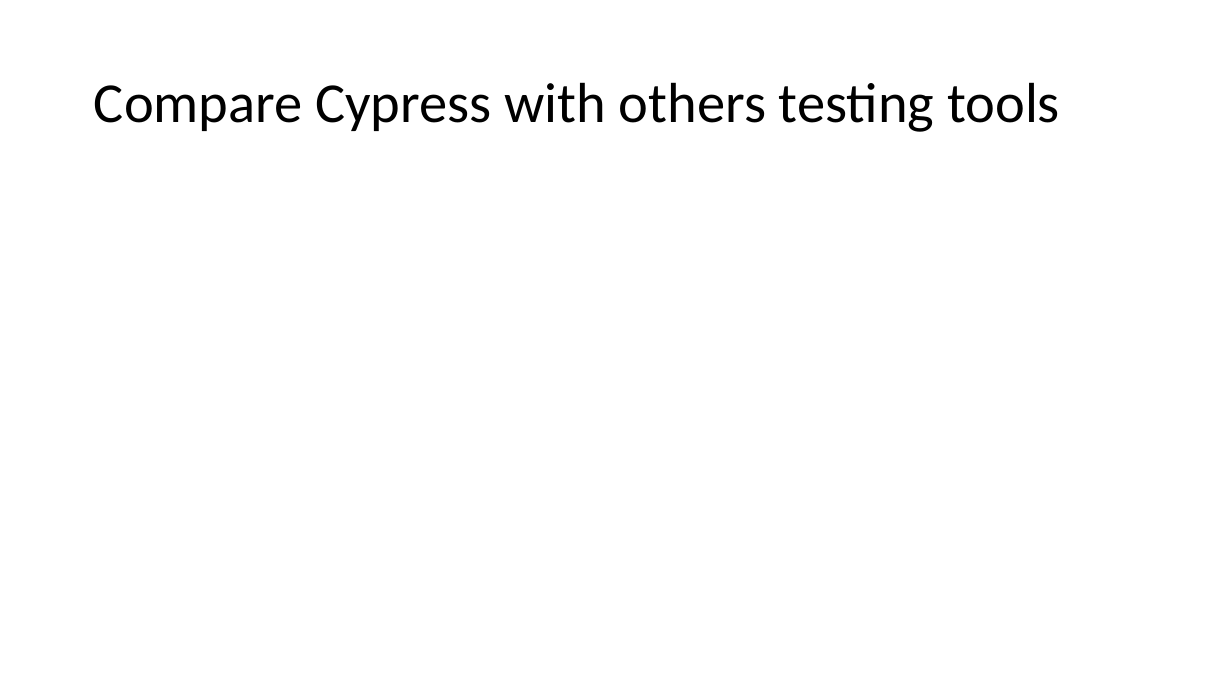
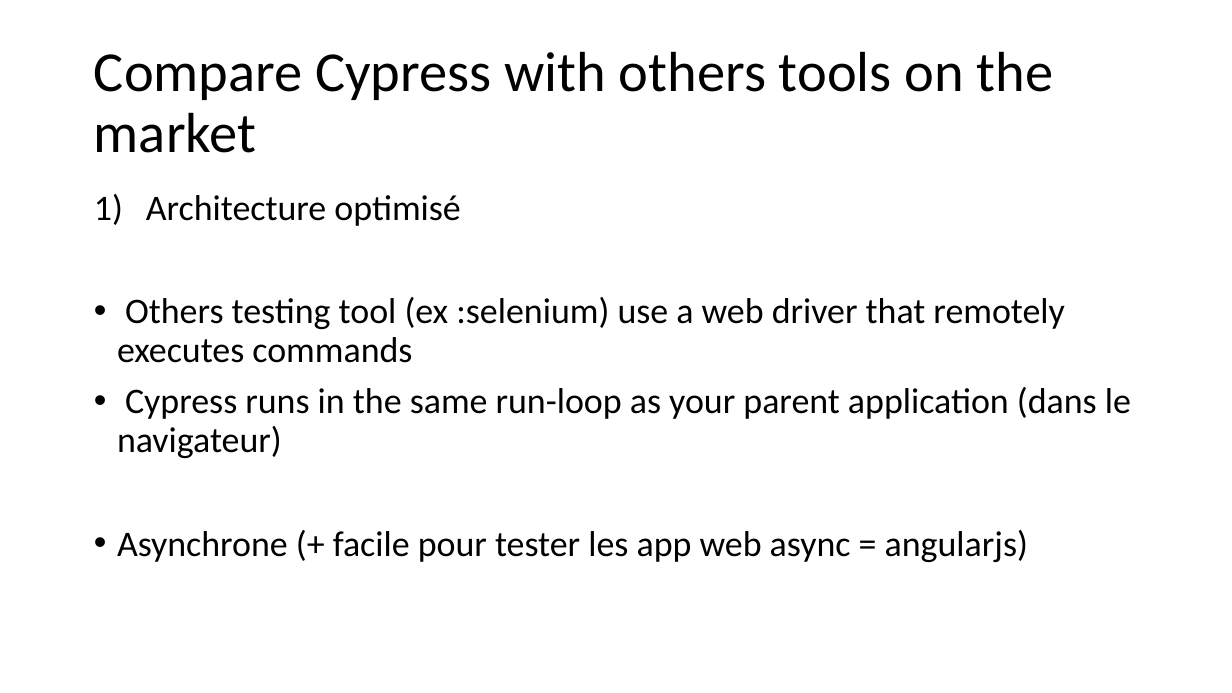
Before and after one commit to seblast312/cypress_youtube, a slide deck: slide 5 of Cypress.pptx (slide 2 before the commit). Drawn at 1232x693 pixels with LibreOffice and Linux fonts; fonts in the diff are those of the drawing. Boxes give left, top, right and bottom in pixels: in the first picture for what was removed or moved away, otherwise in the second. Text is boxed around its words. In the diff, an @@ line names an element or a change of style, - is before the commit and + after.

```diff
--- a/Cypress.pptx
+++ b/Cypress.pptx
@@ title at (94, 51, 1054, 153): text changed @@
-Compare Cypress with others testing tools
+Compare Cypress with others tools on the market
@@ text added at (117, 195, 1131, 562), 28 pt, text #000000 @@
+1) Architecture optimisé
+• Others testing tool (ex :selenium) use a web driver that remotely executes commands
+• Cypress runs in the same run-loop as your parent application (dans le navigateur)
+• Asynchrone (+ facile pour tester les app web async = angularjs)
```
Also in this commit, not shown: 1 other slide changed, 7 slides added, 2 other files.
